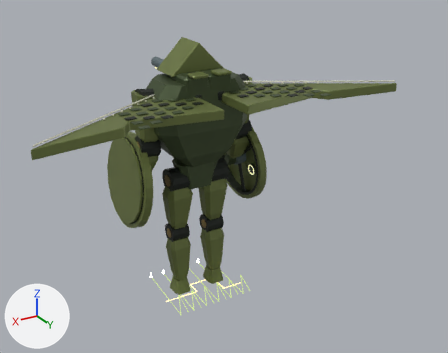
The glTF model public/assets/models/combat/t11.glb as it was, and as the next commit left it.
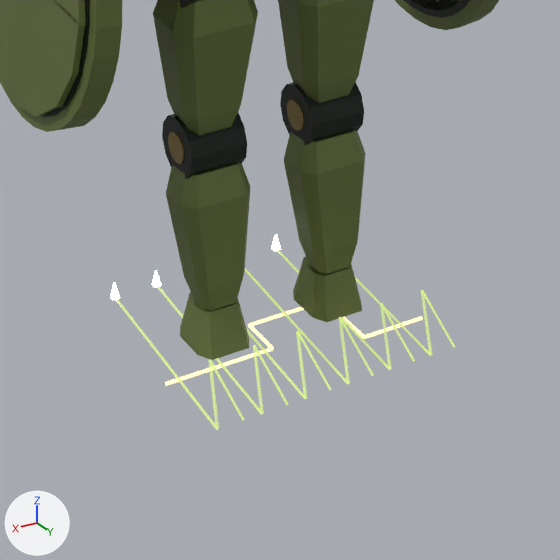
There are two pictures of each version: one whole from a 50 mm camera at (5.73, 10.7, 7.95) aimed at (-1.06, -0.61, 2.29), one close up on the part from 26% to 63% of the width and 54% to 100% of the height. Arrows for +X, +Y and +Z are at lower left; the lights stay in place. The last two pictures show the newer version. Both versions are drawn at frame 22 of the action 'atk'; the numbers are the values there. Vertices at exactly the same position are counted once.

The older version as bpy lines, for what is in view:
```python
ob_export_fx_atk_field_contact_fx_core = bpy.data.objects.new('Export_fx_atk_field_contact_fx_core', me_export_fx_atk_field_contact_fx_core)
ob_export_fx_atk_field_contact_fx_core.parent = ob_fx_atk_field_contact
ob_export_fx_atk_field_contact_fx_core.location = (0.0, 0.0, 0.0)
ob_export_fx_atk_field_release_fx_color = bpy.data.objects.new('Export_fx_atk_field_release_fx_color', me_export_fx_atk_field_release_fx_color)
ob_export_fx_atk_field_release_fx_color.parent = ob_fx_atk_field_release
ob_export_fx_atk_field_release_fx_color.location = (0.0, 0.0, 0.0)
ob_export_fx_atk_field_tell_fx_accent = bpy.data.objects.new('Export_fx_atk_field_tell_fx_accent', me_export_fx_atk_field_tell_fx_accent)
ob_export_fx_atk_field_tell_fx_accent.parent = ob_fx_atk_field_tell
ob_export_fx_atk_field_tell_fx_accent.location = (0.0, 0.0, 0.0)
ob_export_rotor_hinge_r_armor = bpy.data.objects.new('Export_rotor_hinge_r_armor', me_export_rotor_hinge_r_armor)
ob_export_rotor_hinge_r_armor.parent = ob_rotor_hinge_r
ob_export_rotor_hinge_r_armor.location = (0.0, 0.0, 0.0)
ob_fx_atk_field_contact = bpy.data.objects.new('fx_atk_field_contact', None)
ob_fx_atk_field_contact.parent = ob_t11
ob_fx_atk_field_contact.location = (0.0, 0.0, 0.0)
ob_fx_atk_field_contact.scale = (1.22, 1.22, 1.22)
ob_fx_atk_field_release = bpy.data.objects.new('fx_atk_field_release', None)
ob_fx_atk_field_release.parent = ob_t11
ob_fx_atk_field_release.location = (0.0, 0.0, 0.0)
ob_fx_atk_field_release.scale = (1.22, 1.22, 1.22)
ob_fx_atk_field_tell = bpy.data.objects.new('fx_atk_field_tell', None)
ob_fx_atk_field_tell.parent = ob_t11
ob_fx_atk_field_tell.location = (0.0, 0.0, 0.0)
ob_fx_atk_field_tell.scale = (1.22, 1.22, 1.22)
# also in view: 'Export_rotor_hinge_l_dark' at (1.33, -0.42, 2.82); 'Export_rotor_hinge_r_dark' at (-1.33, -0.42, 2.82); 'Export_hip_r_armor' at (-0.43, -0.03, 2.14); 'Export_shield_cover_l_7_armor' at (1.52, -0.11, 2.17); 'Export_ankle_r_armor' at (-0.43, -0.05, 0.23)
```
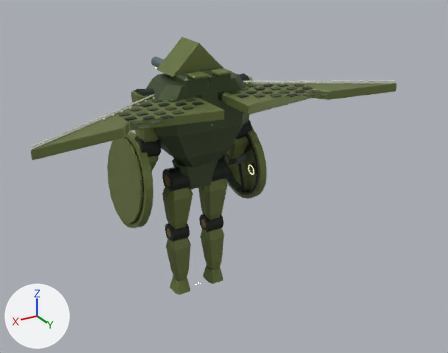
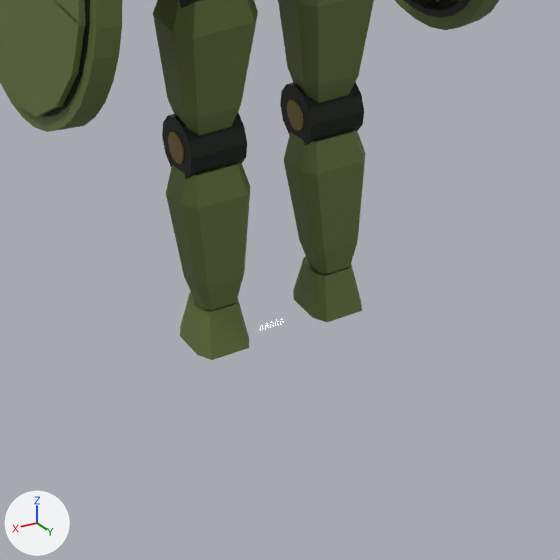
ob_fx_atk_field_contact is not drawn itself; it is the parent of ob_export_fx_atk_field_contact_fx_core.
ob_fx_atk_field_release is not drawn itself; it is the parent of ob_export_fx_atk_field_release_fx_color.
ob_fx_atk_field_tell is not drawn itself; it is the parent of ob_export_fx_atk_field_tell_fx_accent.

Changed parts and their boxes [x1, y1, x2, y2] in the close-ups (560 x 560 px):
```json
{"object": "Export_fx_atk_field_release_fx_color", "change": "reshaped, moved, rescaled", "before": [116, 250, 455, 431], "on screen": "not visible afterwards"}
{"object": "Export_fx_atk_field_tell_fx_accent", "change": "reshaped, rescaled", "before": [165, 307, 423, 386], "on screen": "not visible afterwards"}
{"object": "Export_fx_atk_field_contact_fx_core", "change": "reshaped, rescaled", "before": [110, 234, 281, 300], "after": [260, 319, 283, 331]}
{"part": 1, "of": "me_export_fx_atk_field_contact_fx_core", "change": "deleted", "before": [271, 234, 281, 251]}
{"part": 2, "of": "me_export_fx_atk_field_contact_fx_core", "change": "deleted", "before": [110, 270, 161, 300]}
{"part": 3, "of": "me_export_fx_atk_field_release_fx_color", "change": "deleted", "before": [116, 290, 455, 431]}
{"part": 4, "of": "me_export_fx_atk_field_release_fx_color", "change": "cut back", "before": [157, 250, 431, 413]}
```

The change, as JSON lines over the scene's bpy script:
```json
{"block": "me_export_fx_atk_field_contact_fx_core", "where": "# used by ob_export_fx_atk_field_contact_fx_core; parent = ob_fx_atk_field_contact; location = (0.0, 0.0, 0.0)"}
{"op": "remove", "block": "me_export_fx_atk_field_contact_fx_core", "code": "me_export_fx_atk_field_contact_fx_core.from_pydata(...)  # 96 vertices, 168 faces; spans x -0.662..0.662, y -0.715..-0.667, z 0.053..0.149"}
{"op": "add", "block": "me_export_fx_atk_field_contact_fx_core", "code": "me_export_fx_atk_field_contact_fx_core.from_pydata(...)  # 130 vertices, 80 faces; spans x -0.605..0.605, y -0.38..-0.368, z 0.043..0.377"}
{"block": "me_export_fx_atk_field_contact_fx_core", "change": "me_export_fx_atk_field_contact_fx_core part 1: 32 vertices removed from x -0.662..-0.359, y -0.715..-0.667, z 0.053..0.149"}
{"block": "me_export_fx_atk_field_contact_fx_core", "change": "me_export_fx_atk_field_contact_fx_core part 2: 32 vertices removed from x 0.359..0.662, y -0.715..-0.667, z 0.053..0.149"}
{"block": "me_export_fx_atk_field_contact_fx_core", "change": "other edits to the shape of me_export_fx_atk_field_contact_fx_core do not show in these pictures"}
{"block": "me_export_fx_atk_field_release_fx_color", "where": "# used by ob_export_fx_atk_field_release_fx_color; parent = ob_fx_atk_field_release; location = (0.0, 0.0, 0.0)"}
{"op": "remove", "block": "me_export_fx_atk_field_release_fx_color", "code": "me_export_fx_atk_field_release_fx_color.from_pydata(...)  # 144 vertices, 72 faces; spans x -0.72..0.721, y -0.692..0.697, z 0.045..0.324"}
{"op": "add", "block": "me_export_fx_atk_field_release_fx_color", "code": "me_export_fx_atk_field_release_fx_color.from_pydata(...)  # 216 vertices, 144 faces; spans x -0.512..0.512, y -0.672..0.458, z 0.033..0.052"}
{"block": "me_export_fx_atk_field_release_fx_color", "change": "me_export_fx_atk_field_release_fx_color part 3: 26 loose pieces with 104 vertices, spanning x -0.72..0.721, y -0.692..0.697, z 0.045..0.324, are deleted"}
{"block": "me_export_fx_atk_field_release_fx_color", "change": "me_export_fx_atk_field_release_fx_color part 4: 40 vertices removed from x -0.646..0.466, y -0.692..0.692, z 0.045..0.062; 216 vertices added at x -0.512..0.512, y -0.672..0.458, z 0.033..0.052"}
{"block": "me_export_fx_atk_field_tell_fx_accent", "where": "# used by ob_export_fx_atk_field_tell_fx_accent; parent = ob_fx_atk_field_tell; location = (0.0, 0.0, 0.0)"}
{"op": "remove", "block": "me_export_fx_atk_field_tell_fx_accent", "code": "me_export_fx_atk_field_tell_fx_accent.from_pydata(...)  # 40 vertices, 60 faces; spans x -0.744..0.744, y -0.114..0.326, z 0.014..0.029"}
{"op": "add", "block": "me_export_fx_atk_field_tell_fx_accent", "code": "me_export_fx_atk_field_tell_fx_accent.from_pydata(...)  # 20 vertices, 12 faces; spans x -0.276..0.276, y -0.483..0.59, z 0.054..0.074"}
{"block": "me_export_fx_atk_field_tell_fx_accent", "change": "me_export_fx_atk_field_tell_fx_accent part 5: the whole mesh is rebuilt"}
{"op": "set", "path": "ob_fx_atk_field_contact.scale", "old": "(1.22, 1.22, 1.22)", "new": "(0.143, 0.143, 0.143)"}
{"op": "set", "path": "ob_fx_atk_field_release.location", "old": "(0.0, 0.0, 0.0)", "new": "(0.0, -0.186, 0.0)"}
{"op": "set", "path": "ob_fx_atk_field_release.scale", "old": "(1.22, 1.22, 1.22)", "new": "(0.0036, 0.0036, 0.0036)"}
{"op": "set", "path": "ob_fx_atk_field_tell.scale", "old": "(1.22, 1.22, 1.22)", "new": "(0.0036, 0.0036, 0.0036)"}
```
